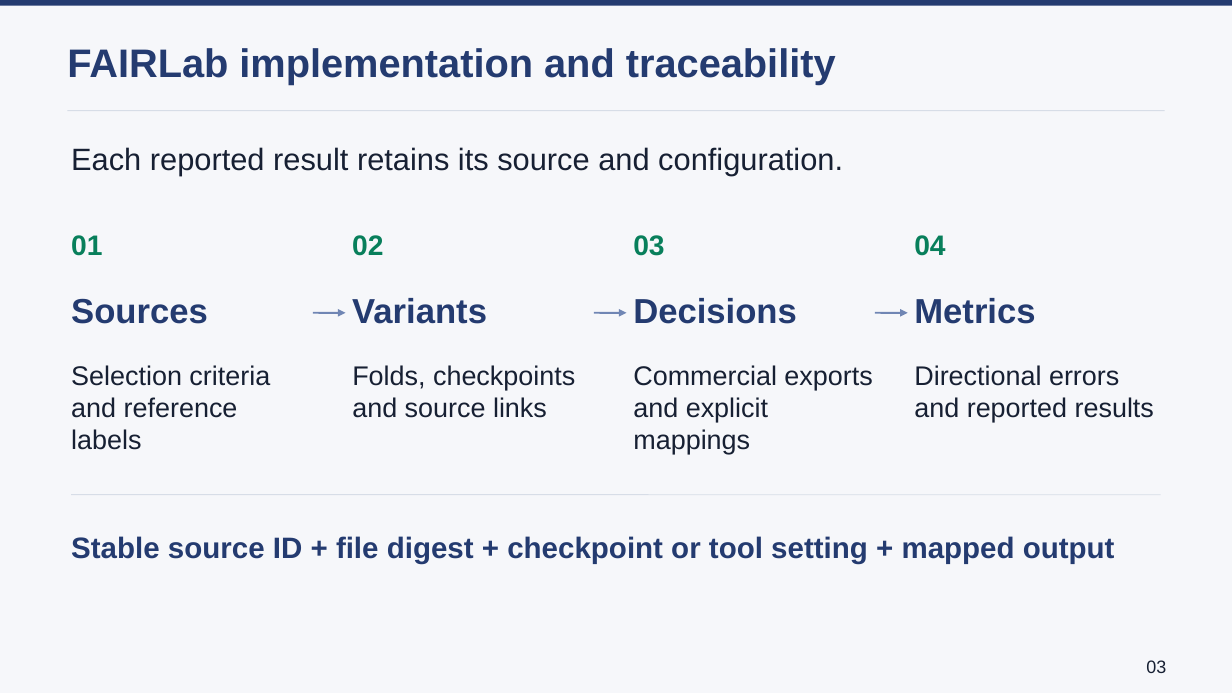
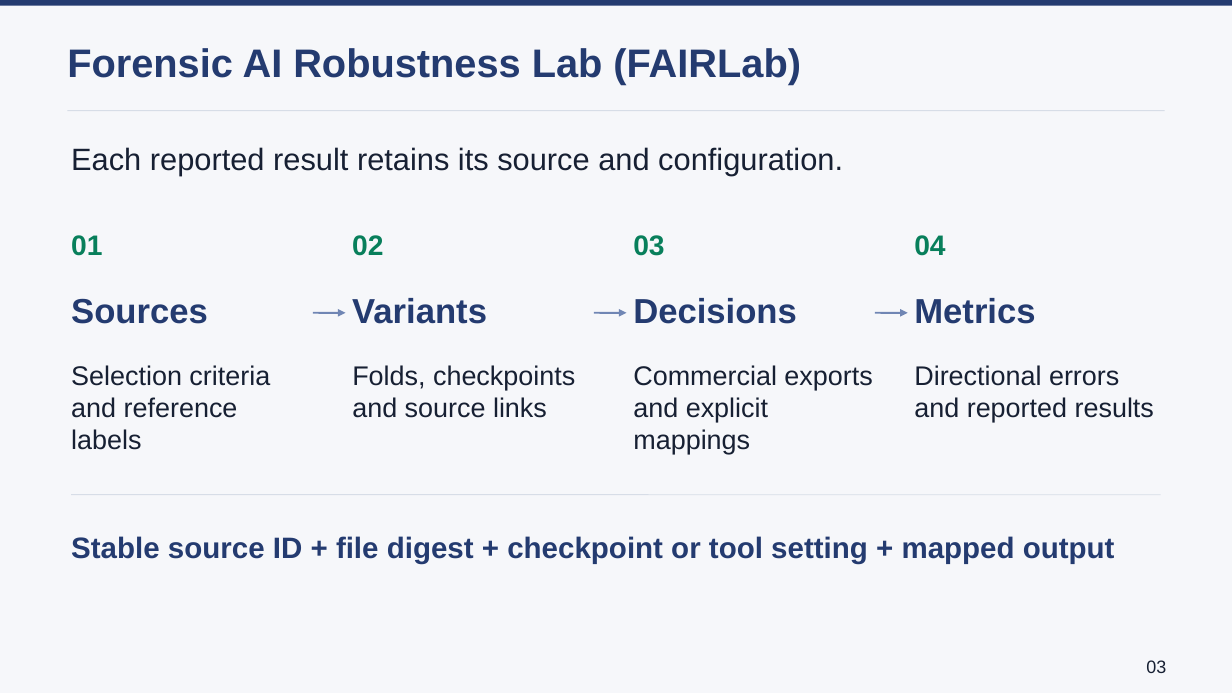
Before and after one commit to lmolinario/Molinario_Thesis_Defense_2026, a slide deck: slide 6 of Molinario_Thesis_Defense_2026.pptx (slide 4 before the commit). Drawn at 1232x693 pixels with LibreOffice and Linux fonts; fonts in the diff are those of the drawing. Boxes give left, top, right and bottom in pixels: in the first picture for what was removed or moved away, otherwise in the second. Text is boxed around its words. In the diff, an @@ line names an element or a change of style, - is before the commit and + after.

```diff
--- a/Molinario_Thesis_Defense_2026.pptx
+++ b/Molinario_Thesis_Defense_2026.pptx
@@ text at [67,48,801,84]: text changed @@
-FAIRLab implementation and traceability
+Forensic AI Robustness Lab (FAIRLab)
```
Also in this commit, not shown: 3 other slides changed, 3 slides added.
